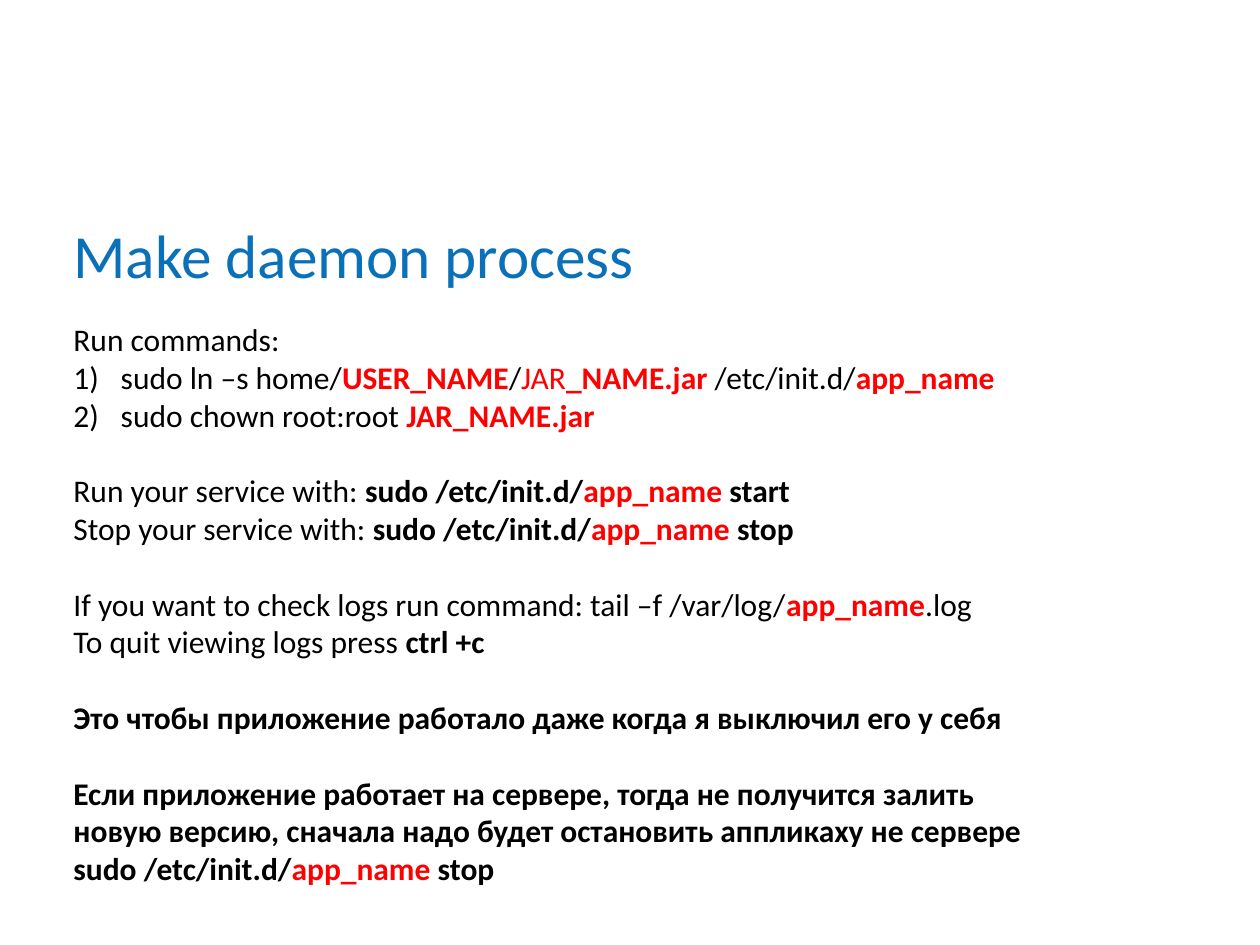
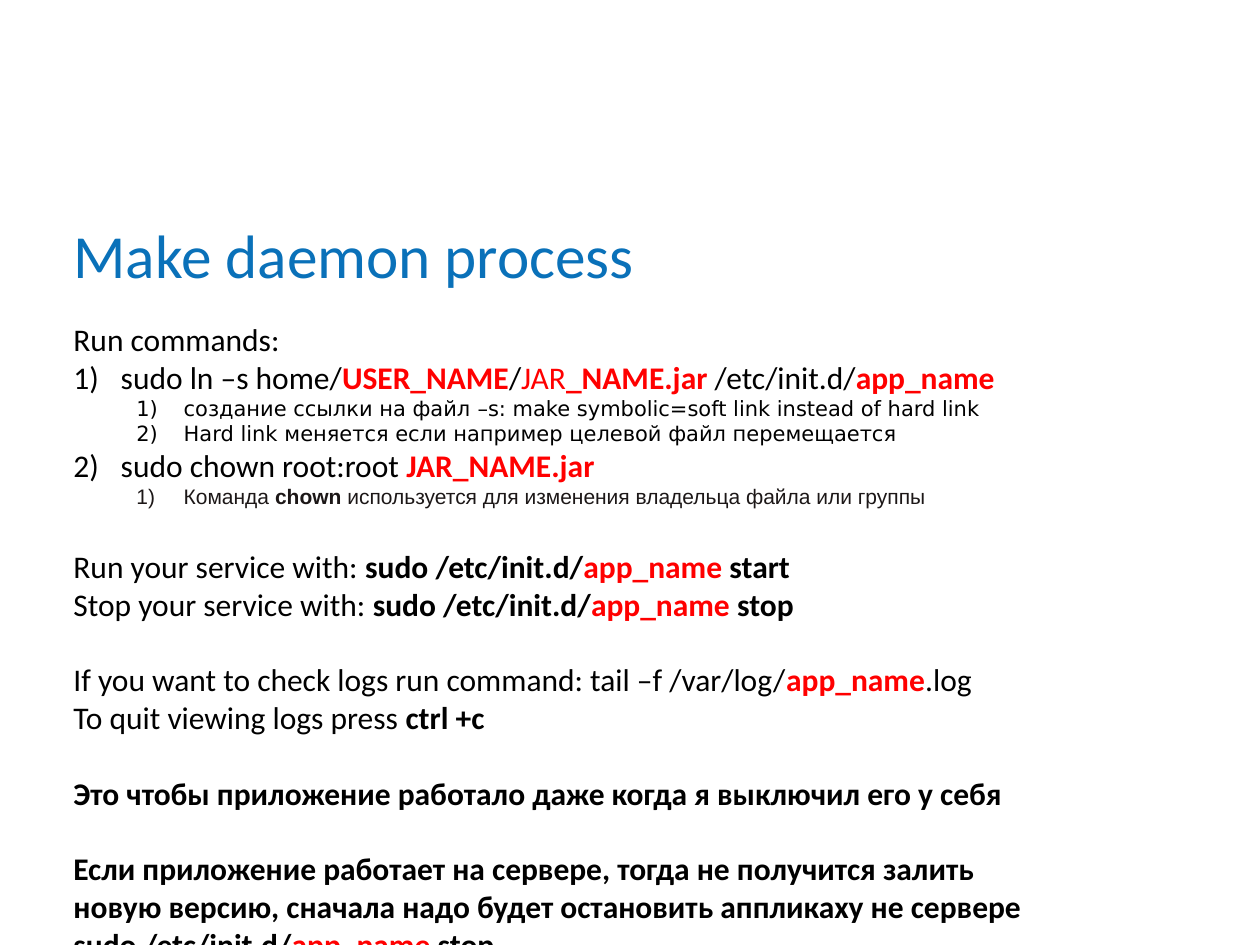
Before and after one commit to mitka0260/BCSlessons, a slide deck: slide 16 of src/main/java/ee/bcs/java/lectures/Loeng47 - Google-Cloud-Deploy.pptx. Drawn at 1260x945 pixels with LibreOffice and Linux fonts; fonts in the diff are those of the drawing; background and template pictures are left out. Boxes give left, top, right and bottom in pixels: in the first picture for what was removed or moved away, otherwise in the second. Text is boxed around its words. In the diff, an @@ line names an element or a change of style, - is before the commit and + after.

```diff
--- a/src/main/java/ee/bcs/java/lectures/Loeng47 - Google-Cloud-Deploy.pptx
+++ b/src/main/java/ee/bcs/java/lectures/Loeng47 - Google-Cloud-Deploy.pptx
@@ text at <box>184,400,979,446</box>: paragraphs added @@
+  1) создание ссылки на файл –s: make symbolic=soft link instead of hard link
+  2) Hard link меняется если например целевой файл перемещается
@@ text at <box>184,488,925,509</box>: paragraph added @@
+  1) Команда chown используется для изменения владельца файла или группы
```
Also in this commit, not shown: 4 other slides changed, 8 other files.
